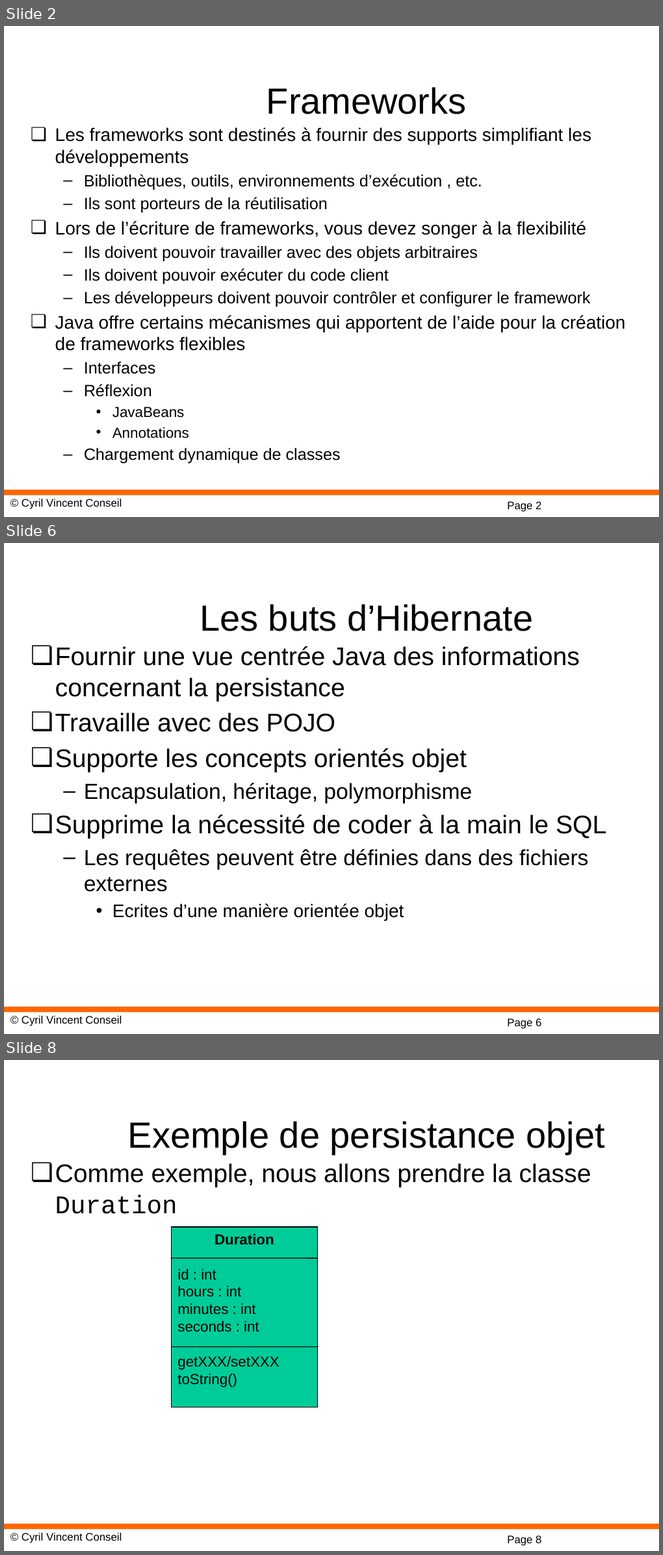
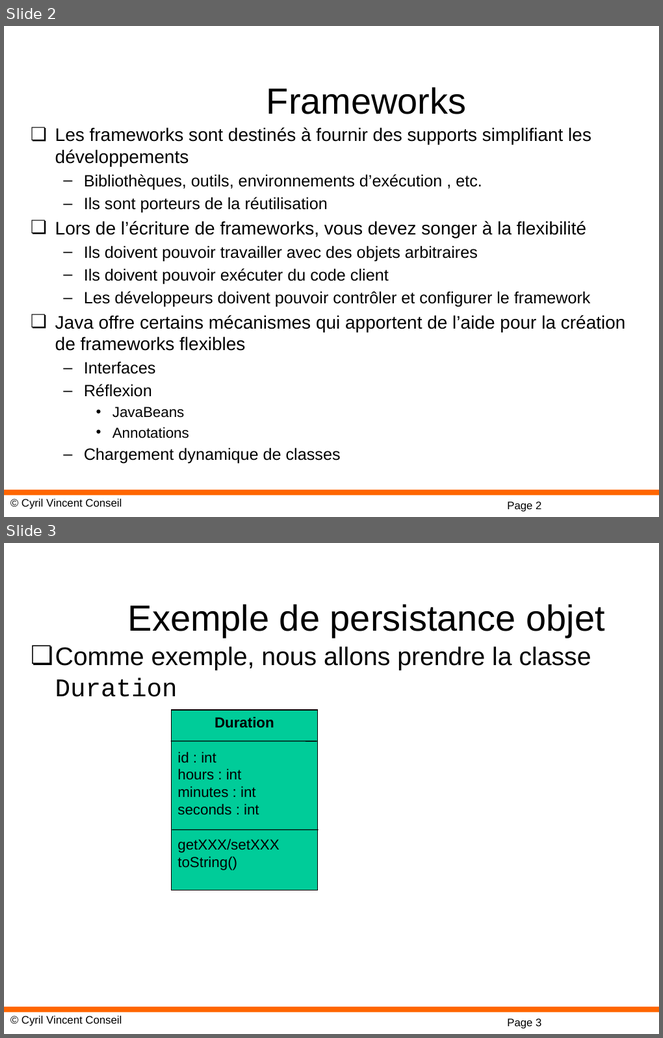
Before and after one commit to cyrilvincent/spring, a slide deck: ppt/Spring-06-SpringJPAH2.pptx. Shown one above the other, each under a label of ours: slides 2, 6 and 8 before the commit, slides 2 and 3 after it; the slides between them are not shown. The pictures are 663x1555 and 663x1038 pixels, drawn with LibreOffice and Linux fonts; fonts in the diff are those of the drawing; background and template pictures are left out. Boxes give left, top, right and bottom in pixels: in the first picture for what was removed or moved away, otherwise in the second. Text is boxed around its words. In the diff, an @@ line names an element or a change of style, - is before the commit and + after.

```diff
--- a/ppt/Spring-06-SpringJPAH2.pptx
+++ b/ppt/Spring-06-SpringJPAH2.pptx
@@ slide 6 removed at [4,543,659,1034], background #FFFFFF; not listed: 3 template elements that a slide beside it also shows @@
@@ title removed at [200,604,533,631] @@
-Les buts d’Hibernate
@@ text removed at [55,646,607,921] @@
-❏ Fournir une vue centrée Java des informations concernant la persistance
-❏ Travaille avec des POJO
-❏ Supporte les concepts orientés objet
-  – Encapsulation, héritage, polymorphisme
-❏ Supprime la nécessité de coder à la main le SQL
-  – Les requêtes peuvent être définies dans des fichiers externes
-    • Ecrites d’une manière orientée objet
-POJO = Plain Old Java Object
@@ what was slide 8 is now slide 3 @@
@@ page number at [507,1019,542,1029]: text changed @@
-Page 8
+Page 3
```
Also in this commit, not shown: 2 slides changed, 4 other slides removed, 32 other files.
